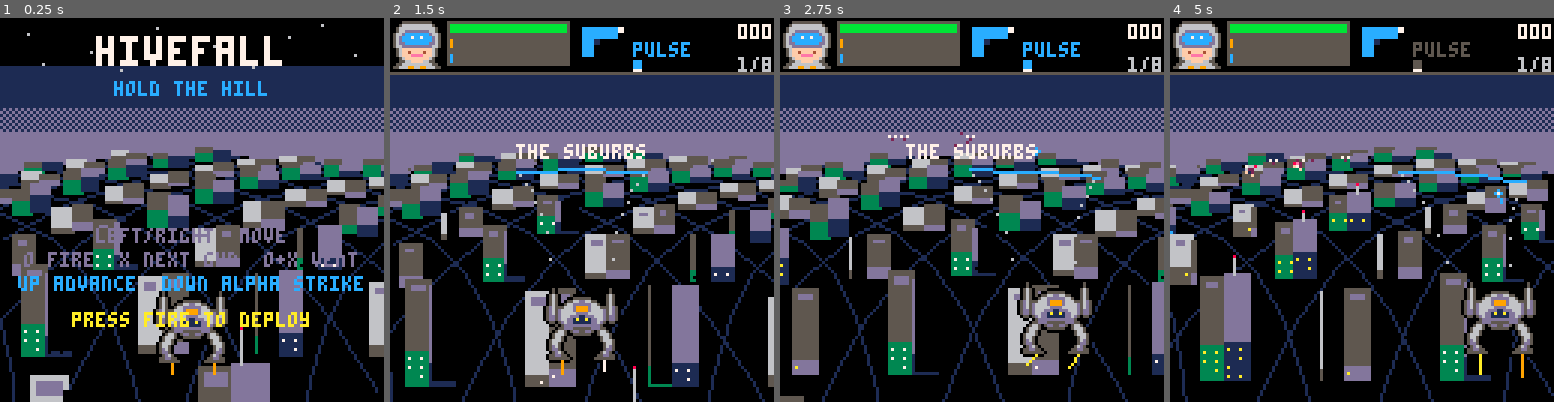
Above: before the commit, frames 1-4 (left to right).
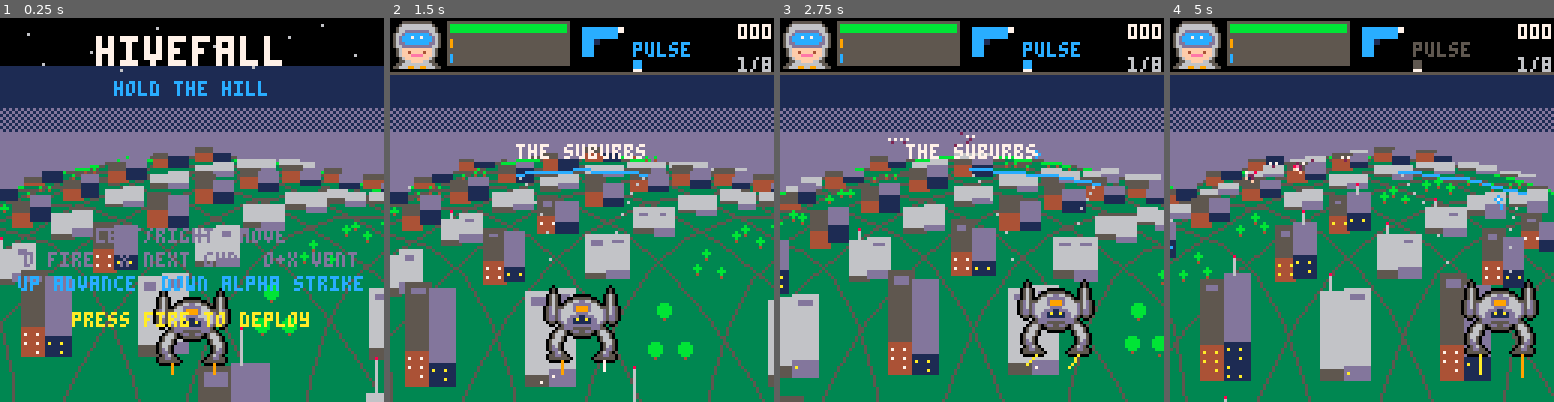
Above: after the commit, the same moments.

Repository: drachis/carts
Game: PICO-8 cartridge proj/hivefall/hivefall.p8
Two runs of this game, one before a commit and one after it. Both use one fixed random seed, a clock stepped at 60 frames per second and the inputs below.
Inputs:
- Up to frame 1 (0.25 s): no input
- Up to frame 2 (1.5 s): tap X (X key) at 0.33, 1.07 s; tap O (Z key) at 0.7 s
- Up to frame 3 (2.75 s): hold Right 1.6-2.1 s; tap O (Z key) at 1.7, 2.1, 2.5 s; tap X (X key) at 1.85 s; hold Up 2.15-2.42 s; hold Right from 2.47 s (still down)
- Up to frame 4 (5 s): tap O (Z key) every 0.4 s from 2.9 to 4.9 s; tap X (X key) at 2.97, 4.08 s; release Right at 3.03 s; hold Left 3.08-3.58 s; hold Down 3.63-3.97 s; hold Right 4.02-4.68 s; hold Up from 4.73 s (still down)

The runs differ from the first frame. In frame 1, 46% of the frame differs, in the area x 0-100%, y 34-100%; in frame 2, 51%; in frame 3, 50%; in frame 4, 49%.

Commit message:
hivefall: guns answer particular foes (armour, weakness, straight rockets); a green city on a globe with parks (6108 tokens)
Boot test passes when launched by hand. Through run_tests.py this build
hit headless PICO-8's access violation: boot passed on its second try,
the bot test crashed three times running. Not explained; see DESIGN.md.

Co-Authored-By: Claude Opus 5.5 <noreply@anthropic.com>

Diff:
--- a/proj/hivefall/data.lua
+++ b/proj/hivefall/data.lua
@@ -37,6 +37,7 @@
 parse_record([[
 far_z=6
 crest_y=46
+globe=175
 crest_hop=20
 scroll_speed=0.012
 drop_speed=0.015
@@ -45,6 +46,7 @@
 vent_rate=1.5
 boost_speed=0.008
 snd_vent=18
+snd_glance=19
 cone_base=7
 hover=6
 max_heat=100
@@ -71,6 +73,8 @@
 run_start="score=0,shake=0,freeze=0,white=0,grid_flash=0,combo=0,combo_wait=0,charge=0,dying=0,bark_wait=0,over_wait=0,city=100,city_flash=0,x_held=0,boost=0"
 
 -- cooldown is in frames (60 a second); speed is depth per frame;
+-- homing 1 follows what was locked; 0 flies straight at where it was,
+-- and a blast goes off there if it has hit nothing on the way.
 -- spread is sideways scatter; splash is a blast radius; range is how
 -- deep it locks and reaches; wave is when the weapon is issued. ammo is
 -- what it holds (0 is unlimited) and pack is what an ammo drop gives.
@@ -79,9 +83,9 @@
 pulse,1,4.5,7,1,0.2,1,0,0,4,12,1,0,0,0,0
 flak,2,3,42,2,0.14,7,1,0,24,9,0,0,1,14,6
 minigun,3,4,3,0.6,0.25,1,0,0,2,10,1,0,2,160,60
-shock,4,6.2,34,5,0.6,1,0,0,20,14,1,1,3,12,5
-rocket,5,6.2,60,10,0.07,1,0,16,28,8,1,0,4,8,3
-redeemer,7,6.2,150,60,0.04,1,0,60,90,11,1,0,5,1,1
+shock,4,6.2,34,5,0.6,1,0,0,20,14,1,1,3,14,5
+rocket,5,6.2,60,10,0.07,1,0,16,28,8,0,0,4,8,3
+redeemer,7,6.2,150,60,0.04,1,0,60,90,11,0,0,5,1,1
 ]]
 
 -- between waves the pilot picks one of three; stat is the field of
@@ -105,15 +109,17 @@
 -- the mech stood when it was thrown, and does the city no harm. brood is what it drops, every
 -- brood_every frames. halt is a depth it stops at. parts are more sprites drawn around the body, as
 -- cell:across:down in sprite pixels; ones to the right are flipped.
+-- a shot that does less than `armor` glances for a third; the gun named
+-- in `weak` does double.
 enemy_specs=parse_table[[
-name,cell,tail,size,hp,speed,fly,sway,bite,points,chain,track,brood,brood_every,halt,boss,parts
-skitter,0,0,0.7,2,0.011,0,10,6,1,0,0,,,,,
-wing,2,2,0.8,3,0.014,45,22,8,2,0,0,,,,,
-brute,4,4,1.6,40,0.006,0,4,25,10,0,1,spit,260,,,16:-10:1/16:10:1
-wyrm,6,8,1.1,6,0.009,0,26,10,3,1,1,,,,,
-ship,10,10,2.4,70,0.004,60,8,30,25,0,1,skitter,220,2.4,,
-spit,14,14,0.6,1,0.028,14,0,9,0,0,0,,,,,
-tyrant,18,18,3,800,0.0024,0,6,60,100,0,1,spit,110,1.8,1,20:0:-7/16:-12:-3/16:12:-3/16:-10:4/16:10:4
+name,cell,tail,size,hp,speed,fly,sway,bite,points,chain,track,brood,brood_every,halt,boss,armor,weak,parts
+skitter,0,0,0.7,2,0.011,0,10,6,1,0,0,,,,,0,,
+wing,2,2,0.8,3,0.016,45,24,8,2,0,0,,,,,0,flak,
+brute,4,4,1.6,32,0.006,0,4,25,10,0,1,spit,260,,,4,rocket,16:-10:1/16:10:1
+wyrm,6,8,1.1,6,0.009,0,26,10,3,1,1,,,,,0,shock,
+ship,10,10,2.4,70,0.004,60,8,30,25,0,1,skitter,220,2.4,,0,minigun,
+spit,14,14,0.6,1,0.028,14,0,9,0,0,0,,,,,0,,
+tyrant,18,18,3,500,0.0024,0,6,60,100,0,1,spit,110,1.8,1,1.5,redeemer,20:0:-7/16:-12:-3/16:12:-3/16:-10:4/16:10:4
 ]]
 
 for spec in all(enemy_specs) do
@@ -140,6 +146,6 @@
 -- the depths a road is drawn through, closer together where it is near
 road_depths=split"0.8,1,1.3,1.7,2.2,3,4.2,6"
 -- a tower takes one of four wall,roof pairs and one of three window colours
-tower_tints=split"5,6,13,5,3,5,1,13"
+tower_tints=split"5,6,13,6,4,5,1,13"
 window_tints=split"10,12,7"
 stars=split"9,5,30,11,52,3,71,9,96,6,118,12,84,16,40,17,14,15,107,2"
--- a/proj/hivefall/foes.lua
+++ b/proj/hivefall/foes.lua
@@ -80,14 +80,29 @@
  end
 end
 
-function hurt_foe(foe,amount)
+-- `shot` is what did it, if a shot did. the gun a foe is weak to does
+-- double; a shot lighter than its armour glances for a third, with a grey
+-- spark and no flash, so it can be seen not to be working.
+function hurt_foe(foe,amount,shot)
  if foe.hp<=0 then return end
- foe.hp-=amount
- foe.flash=5
  local size=foe.size
  local x,y=foe.sx,foe.sy-8*size*foe.scale
+ local spark=7
+ if shot and shot.name==foe.weak then
+  amount*=2
+  spark=10
+  burst(x,y,4,10,2.5)
+ elseif shot and amount<foe.armor then
+  amount/=3
+  spark=5
+  sfx(snd_glance)
+  if bark_wait==0 then bark("armour! use a heavy gun") end
+ else
+  foe.flash=5
+ end
+ foe.hp-=amount
  if foe.hp>0 then
-  burst(x,y,2,7,1.5)
+  burst(x,y,2,spark,1.5)
   return
  end
  del(foes,foe)
--- a/proj/hivefall/mech.lua
+++ b/proj/hivefall/mech.lua
@@ -127,7 +127,7 @@
   local shot=setmetatable({
    x=player.x+player.gun_side*10,z=1,h=18+hover,
    vx=0,vh=0,
-   target=target,struck={}
+   target=target,fuse=target and target.z,struck={}
   },weapon)
   aim(shot)
   shot.vx+=(rnd(2)-1)*weapon.spread
@@ -152,6 +152,10 @@
   shot.z+=shot.speed
   shot.h+=shot.vh
   if shot.z>shot.range+0.3 then
+   del(shots,shot)
+  elseif shot.splash>0 and shot.fuse and shot.z>=shot.fuse then
+   -- a blast that met nothing goes off where it was aimed
+   explode(shot)
    del(shots,shot)
   else
    for foe in all(foes) do
@@ -173,7 +177,7 @@
  if shot.splash>0 then
   explode(shot)
  else
-  hurt_foe(foe,shot.damage*player.power)
+  hurt_foe(foe,shot.damage*player.power,shot)
   if shot.pierce==1 then
    shot.struck[foe]=true
    return false
@@ -197,7 +201,7 @@
   if foe.z<far_z+0.3
    and abs(foe.x-shot.x)<shot.splash+8*foe.size
    and abs(foe.z-shot.z)<shot.splash/25 then
-   hurt_foe(foe,shot.damage*player.power)
+   hurt_foe(foe,shot.damage*player.power,shot)
    -- what lives through it is thrown back up the hill and aside
    if foe.hp>0 then
     foe.z=min(foe.z+shot.splash/40,far_z)
@@ -274,7 +278,8 @@
 
 -- the cone, laid on the ground so it bends with the hill: dotted edges,
 -- an arc at the gun's range in the gun's colour, and brackets around
--- what is locked
+-- what is locked: yellow if this gun is what it is weak to, red if it
+-- will only glance, green otherwise
 function draw_aim()
  local weapon=weapon_specs[player.weapon]
  for z=1.4,weapon.range,0.4 do
@@ -293,11 +298,17 @@
   local half=8*foe.size*foe.scale
   local cx,cy=foe.sx,foe.sy-half
   half+=2+sin(tick/30)
+  local hue=11
+  if weapon.name==foe.weak then
+   hue=10
+  elseif weapon.damage*player.power<foe.armor then
+   hue=8
+  end
   for side=-1,1,2 do
    for up=-1,1,2 do
     local x,y=cx+side*half,cy+up*half
-    line(x,y,x-side*3,y,11)
-    line(x,y,x,y-up*3,11)
+    line(x,y,x-side*3,y,hue)
+    line(x,y,x,y-up*3,hue)
    end
   end
  end
--- a/proj/hivefall/world.lua
+++ b/proj/hivefall/world.lua
@@ -8,14 +8,14 @@
 
 -- world (x across, z depth, h height) to screen. x and h are in pixels as
 -- they appear at the mech's line; things shrink and close up toward the
--- crest, and the crest sags at the edges so the ground reads as a hill.
+-- crest, and the crest sags at the edges so the ground reads as a globe.
 function project(x,z,h)
  local near=max((far_z/z-1)/(far_z-1))
  local scale=0.3+0.9*near
  local sx=64+(x-camera_x)*(0.7+0.3*near)
  -- the sag is only on the hill; below the mech's line x runs far enough
  -- off screen that squaring it overflows
- local sag=near<1 and (sx-64)^2/700*(1-near) or 0
+ local sag=near<1 and (sx-64)*(sx-64)/350*(1-near) or 0
  local sy=crest_y+74*near+sag-h*scale
  return sx,sy,scale
 end
@@ -57,10 +57,12 @@
 -- depth), which leaves diamonds between them; each diamond holds a block
 -- of two towers, in the cells where column+row is even.
 function draw_hill()
- circfill(64,crest_y+350,350,0)
- rectfill(0,crest_y+12,127,127,0)
-
- local colour=grid_flash>0 and 13 or 1
+ -- the land is the top of a globe, with the light catching its rim
+ circfill(64,crest_y+globe,globe,3)
+ rectfill(0,crest_y+12,127,127,3)
+ circ(64,crest_y+globe,globe,11)
+
+ local colour=grid_flash>0 and 7 or 5
  for lane=-11,11 do
   for lean=-1,1,2 do
    line()
@@ -79,8 +81,8 @@
  local turn=travel\0.625
  for k=8,-1,-1 do
   -- the front edge runs on off the bottom of the screen. 0.45 is far
-  -- enough for the tallest tower to leave it; nearer than that the
-  -- numbers get big enough to crash pico-8 (measured: 0.3 does)
+  -- enough for the tallest tower to leave it, and keeps depth well away
+  -- from 0, where the projection has no answer
   local front=max(1.1+(k-slide)*0.625,0.45)
   local back=min(1.525+(k-slide)*0.625,far_z)
   if back>front then
@@ -88,8 +90,17 @@
    for column=row%2,9,2 do
     local left=column*20-98
     local seed=(column*7+row*13)%20
-    draw_tower(left,left+8,front,back,seed,k<3)
-    draw_tower(left+8,left+16,front,back,(seed+9)%20,k<3)
+    if seed%5==2 then
+     -- a park: three trees, burnt black once the city has fallen this far
+     for tree=0,2 do
+      local sx,sy,scale=project(left+3+tree*5,front+(back-front)*(tree%2*0.5+0.25),0)
+      circfill(sx,sy-scale*3,scale*2.5,seed<(100-city)/5 and 0 or 11)
+      pset(sx,sy,4)
+     end
+    else
+     draw_tower(left,left+8,front,back,seed,k<3)
+     draw_tower(left+8,left+16,front,back,(seed+9)%20,k<3)
+    end
    end
   end
  end
@@ -106,18 +117,19 @@
  local ruined=harm>0
  -- low in the suburbs, three times the height by the capitol
  local height=(6+seed%8*2)*(0.4+wave*0.15)
- if ruined then height/=2 end
+ if ruined then height/=3 end
  local x1,top,scale=project(left,front,height)
  local x2=x1+(right-left)*(0.6+scale/3)
  local _,far_top=project(left,back,height)
  local base=top+height*scale
  local wall,roof=tower_tints[seed%4*2+1],tower_tints[seed%4*2+2]
- if ruined then wall,roof=4,4 end
+ if ruined then wall,roof=0,5 end
  if city_flash>0 and near_row and tick%4<2 then wall,roof=2,8 end
  rectfill(x1,far_top,x2,top,roof)
  rectfill(x1,top+1,x2,base,wall)
 
  if ruined then
+  rect(x1,top+1,x2,base,5)
   -- gutted: seen from above, a rim round a dark inside
   if top-far_top>4 then
    rectfill(x1+2,far_top+2,x2-2,top-1,0)
@@ -133,7 +145,7 @@
   end
  end
  if scale>0.6 then
-  local damaged=harm>-4
+  local damaged=harm>-4 and city<100
   local glass=window_tints[seed%3+1]
   for across=0,(x2-x1-2)\4 do
    for down=0,min(6,(base-top-4)\3) do
@@ -149,7 +161,7 @@
   end
   if ruined then
   elseif damaged then
-   rectfill(x2-2-scale*4,far_top,x2,top+scale*5,0)
+   rectfill(x2-(x2-x1)/3,top-scale*2,x2,top+scale*3,0)
   elseif seed%5==0 then
    -- a mast with a light
    line(x1+3,far_top,x1+3,far_top-scale*5,6)
Not shown, changed: the sound effects (__sfx__) section of proj/hivefall/hivefall.p8
Not shown, changed: proj/hivefall/DESIGN.md
Not shown, changed: proj/hivefall/gen_cart.py
